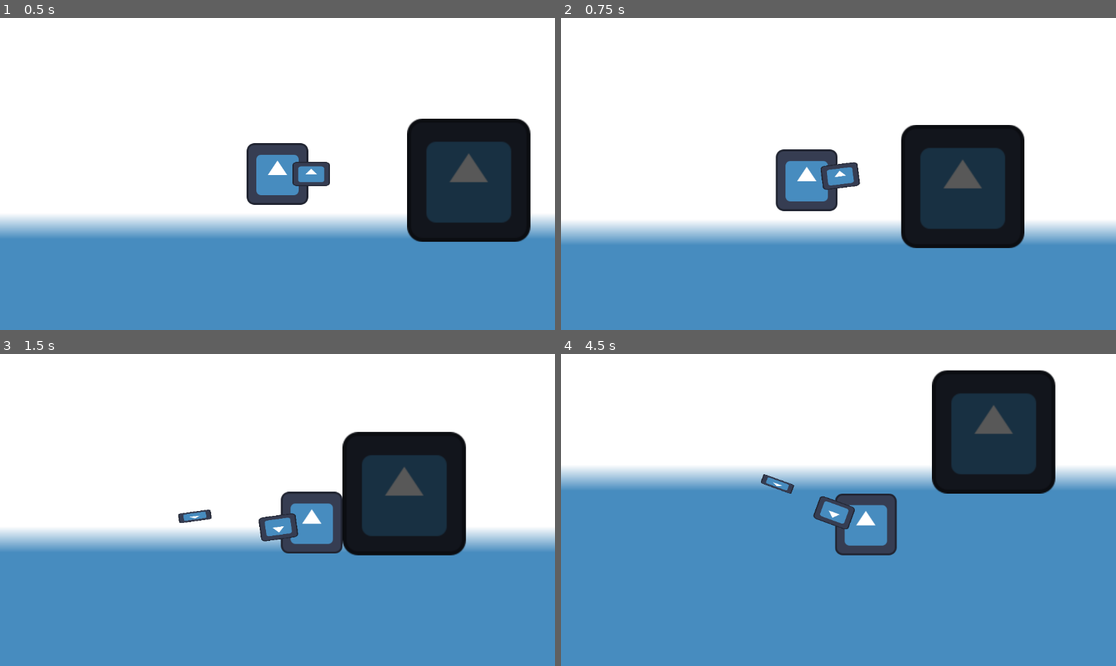
Above: before the commit, frames 1-4 (two rows, left to right).
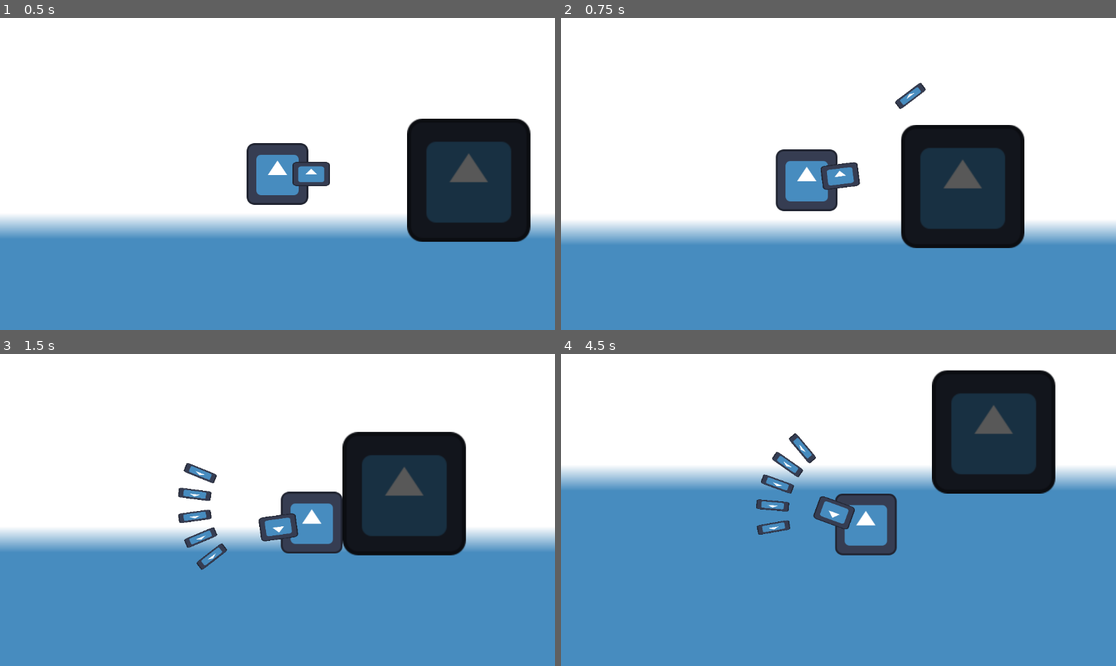
Above: after the commit, the same moments.

Repository: Shuflduf/MultiMurder
Game: Godot game, scene res://scenes/main.tscn
Same seed, same stepped clock (60 frames per second), same inputs: the game is played once before the commit and once after it. The engine's default icon, where the game draws it, is replaced by a stand-in: a white triangle on a blue panel in a dark square.
Inputs (mouse positions are in pixels of both pictures, inside the frame that each line leads up to):
- Up to frame 1 (0.5 s): no input
- Up to frame 2 (0.75 s): tap Enter at 0.5 s; move the mouse to (960, 158) at 0.52 s; press the mouse at (960, 158) at 0.53 s; hold D (right) from 0.53 s (still down)
- Up to frame 3 (1.5 s): move the mouse to (166, 525) at 1.27 s; release D (right) at 1.28 s; release the mouse at (166, 525) at 1.28 s; hold S (down) from 1.28 s (still down); click (166, 525) at 1.35 s
- Up to frame 4 (4.5 s): move the mouse to (894, 441) at 2.02 s; release S (down) at 2.03 s; press the mouse at (894, 441) at 2.03 s; hold D (right) 2.03-2.78 s; move the mouse to (810, 572) at 2.77 s; release the mouse at (810, 572) at 2.78 s; hold W (up) 2.78-3.53 s; click (810, 572) at 2.85 s; move the mouse to (1005, 556) at 3.52 s; press the mouse at (1005, 556) at 3.53 s; hold A (left) from 3.53 s (still down); move the mouse to (672, 463) at 4.27 s; release the mouse at (672, 463) at 4.28 s; click (672, 463) at 4.35 s

Frame 1 is identical in both runs. In frame 2, 0.2% of the frame differs, in the area x 60-66%, y 20-30%; in frame 3, 0.7%, in the area x 32-41%, y 34-70%; in frame 4, 0.6%.

Commit message:
random spread

Diff:
--- a/scenes/player.tscn
+++ b/scenes/player.tscn
@@ -37,8 +37,8 @@
 
 [node name="Shotgun" parent="." instance=ExtResource("5_vgh3t")]
 script = ExtResource("6_1tqjj")
-pellet_count = 10
-spread = 0
+pellet_count = 5
+spread = 60
 neat_spread = true
 
 [editable path="Shotgun"]
--- a/scripts/guns/shotgun.gd
+++ b/scripts/guns/shotgun.gd
@@ -13,23 +13,27 @@
 
 var offset: float
 var bullet_dist: float
+var half_spread: float
 
 func _ready() -> void:
 	calculate_spread()
 
 func shoot():
-	if neat_spread:
-		for pellet in pellet_count:
-			var bullet_offset = offset - pellet
+	for pellet in pellet_count:
+		var new_bullet: Bullet = spawner.spawn(bullet)
+		var bullet_offset: float
+
+		if neat_spread:
+			bullet_offset = offset - pellet
 			bullet_offset *= bullet_dist
 
-			var new_bullet: Bullet = spawner.spawn(bullet)
-			print(offset)
+		else:
+			bullet_offset = randf_range(-half_spread, half_spread)
 
-			new_bullet.rotation = deg_to_rad(bullet_offset) + rotation
-			add_child(new_bullet)
+		new_bullet.rotation = deg_to_rad(bullet_offset) + rotation
+		add_child(new_bullet)
 
 func calculate_spread():
 	offset = (pellet_count - 1) / 2.0
 	bullet_dist = float(spread) / (pellet_count - 1)
-	print(bullet_dist)
+	half_spread = spread / 2
